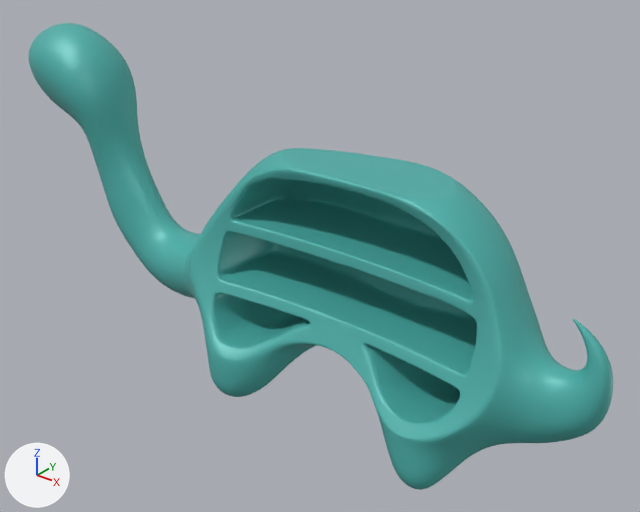
The glTF model models/Nessie - Kenia Burgos.glb: old version first, new version second.
Rendered twice from a 50 mm camera at (0.565, -0.631, 0.545) aimed at (0.045, 0.019, 0.142). Arrows for +X, +Y and +Z are at lower left; the lights stay in place. The picture after the commit comes second.
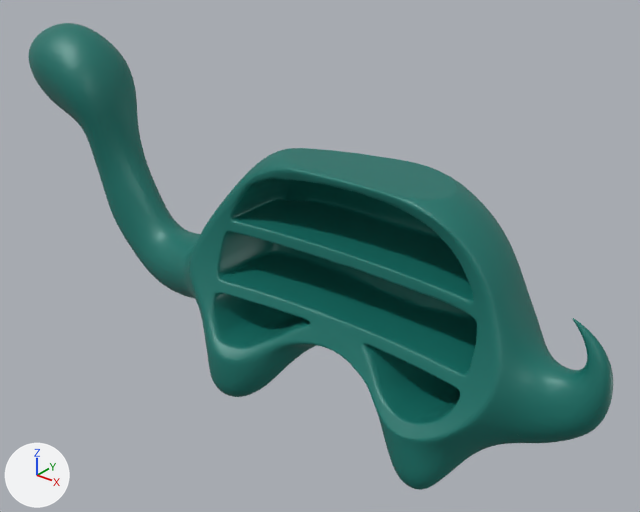
The newer file is also rescaled (x1.333) as a whole; pictures and numbers use the older file's frame.

Where the change shows, as pixel boxes [x1, y1, x2, y2] in the pictures (640 x 512 px):
'Mesh_0', recoloured (cyan to dark cyan)
    both: [29, 23, 613, 490]

Edits to the bpy script that builds the scene:
```text
Change mat_material_0:
    where n0 = _N.new('ShaderNodeBsdfPrincipled'); n0.name = 'Principled BSDF'
    add n0.inputs[0].default_value = (0.00802, 0.178, 0.147, 1.0)  # 'Base Color', dark cyan #16756b
    n0.inputs[1].default_value: 0.1 -> 0.08  # 'Metallic'
    remove n2 = _N.new('ShaderNodeVertexColor'); n2.name = 'Color Attribute'
    remove _L.new(n2.outputs[0], n0.inputs[0])  # 'Color' to 'Base Color'
Change me_mesh_0:
    where me_mesh_0.from_pydata(...)  # 64787 vertices, 129565 faces; spans x -0.375..0.375, y -0.094..0.094, z 0.0..0.34
    used by ob_mesh_0; location = (0.0, 0.0, 0.0)
    me_mesh_0 part 1: vertex colours changed
```
